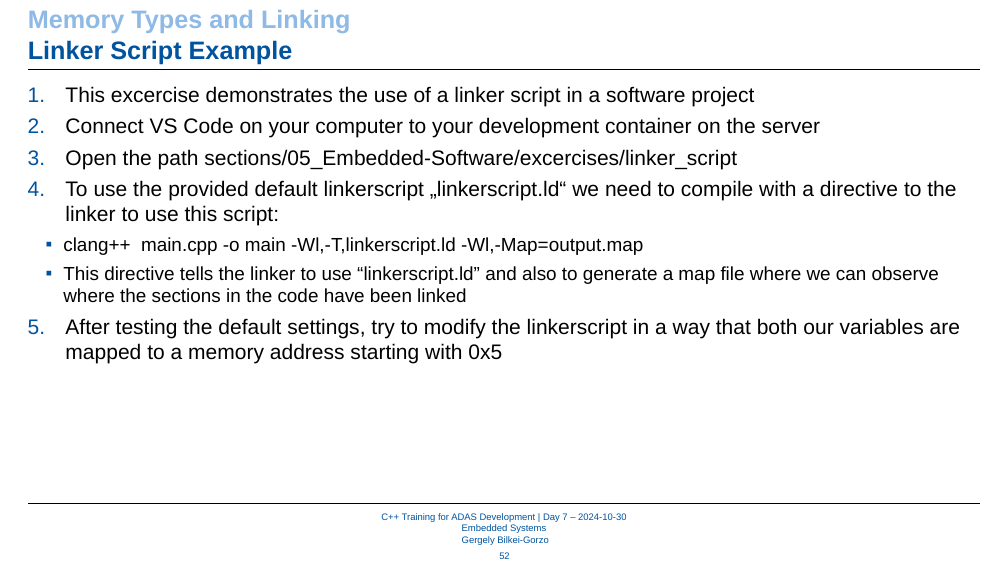
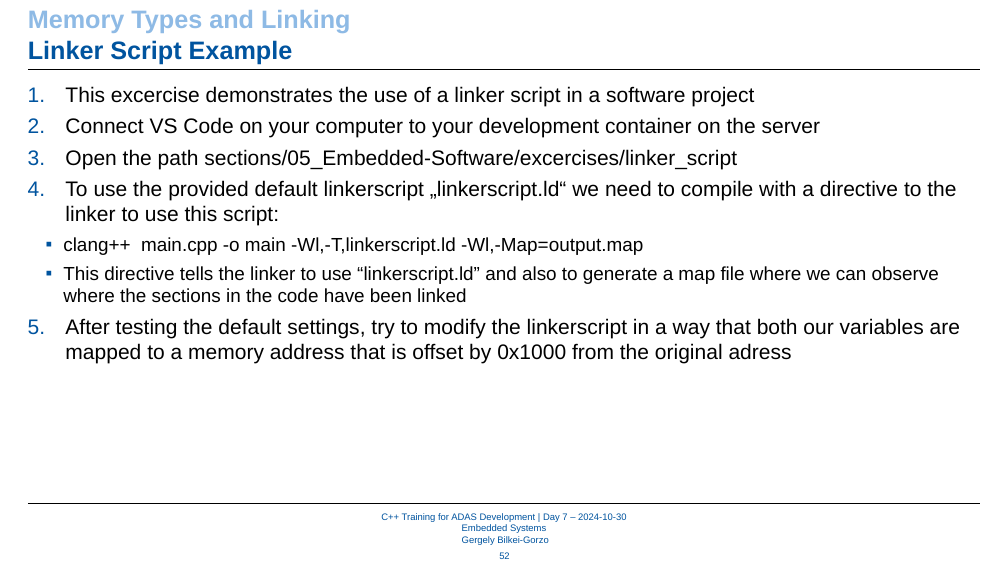
Before and after one commit to WhR4Ven/Diss_Dokument, a slide deck: slide 52 of Vortrag/07_Embedded_Systems.pptx. Drawn at 1008x567 pixels with LibreOffice and Linux fonts; fonts in the diff are those of the drawing; background and template pictures are left out. Boxes give left, top, right and bottom in pixels: in the first picture for what was removed or moved away, otherwise in the second. Text is boxed around its words. In the diff, an @@ line names an element or a change of style, - is before the commit and + after.

```diff
--- a/Vortrag/07_Embedded_Systems.pptx
+++ b/Vortrag/07_Embedded_Systems.pptx
@@ text at <box>65,318,960,363</box>: text changed @@
-5. After testing the default settings, try to modify the linkerscript in a way that both our variables are mapped to a memory address starting with 0x5
+5. After testing the default settings, try to modify the linkerscript in a way that both our variables are mapped to a memory address that is offset by 0x1000 from the original adress
```
Also in this commit, not shown: 3 other slides changed, 1 slide added, 24 other files.
